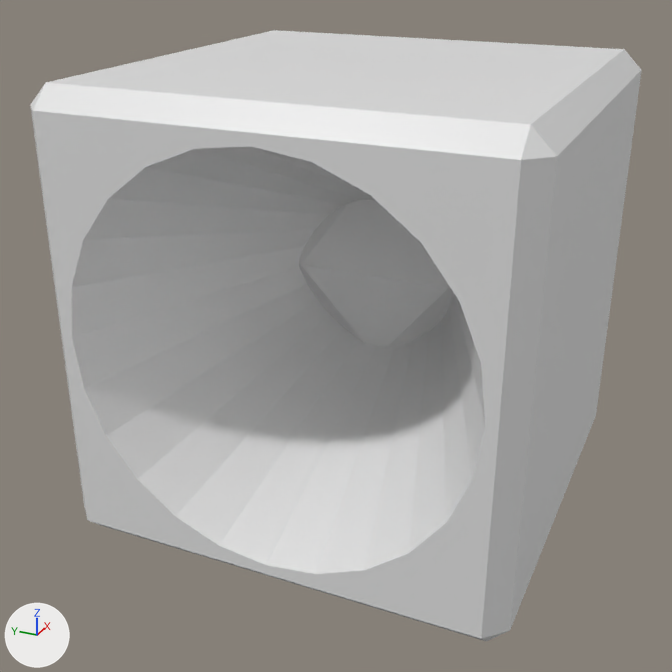
The Blender file Blender/Speaker.blend: old version first, new version second.
Before and after are seen from a camera (50 mm lens) standing at (-3.71, -1.53, 1.58) and looking at (-0.14, 0.08, -0.2). Every picture has the same lights, and +X, +Y and +Z are marked at lower left.

The first picture shows 'Cabinet', 'Cone'.
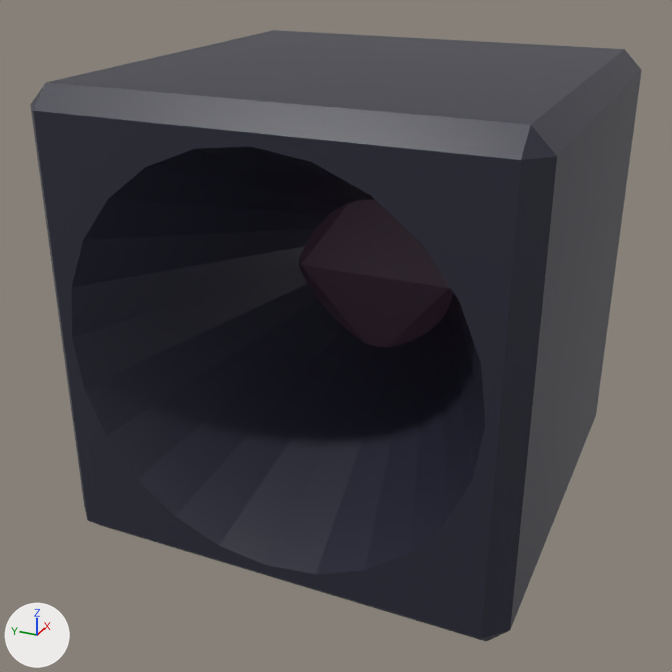
The change, as JSON lines over the scene's bpy script:
```json
{"op": "add", "block": "img_equpix15_32x_png", "code": ["img_equpix15_32x_png = load_image('equpix15-32x.png', '../Assets/Textures/equpix15-32x.png', 480, 32, 'sRGB')"]}
{"op": "remove", "block": "mat_material", "code": "mat_material.base_color = (0.8, 0.8, 0.8)  # white #e7e7e7"}
{"op": "add", "block": "mat_material", "code": "mat_material.texture = img_equpix15_32x_png"}
{"block": "me_cube", "where": "me_cube.from_pydata(...)  # 177 vertices, 165 faces; spans x -1.0..1.0, y -1.0..1.0, z -1.0..1.0"}
{"block": "me_cube", "where": "# used by ob_cabinet; location = (0.0, 0.0, 0.0)"}
{"block": "me_cube", "change": "me_cube part 1: texture (UV) coordinates of 165 of 165 faces, centred in x -1.0..1.0, y -1.0..1.0, z -1.0..1.0, changed; they spanned u 0.12..0.88, v 0.0..1.0 and now span u 0.08..0.12, v 0.18..0.8"}
```

Pixel boxes [x1, y1, x2, y2] of what changed, in the pictures (672 x 672 px):
```json
{"object": "Cabinet", "change": "surface changed", "before": [30, 30, 642, 641], "after": [30, 30, 642, 641]}
{"object": "Cone", "change": "surface changed", "before": [299, 200, 453, 347], "after": [299, 200, 453, 347], "on screen": "grey to black"}
```
